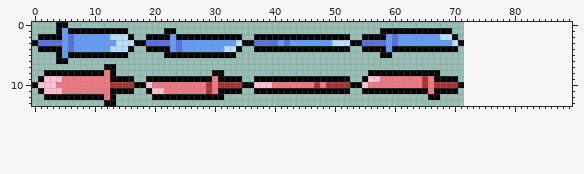
A sprite sheet gets an edit: Resources/useResource/Title/menu/select_indicator_sword_animation.png. The picture above was drawn from the file before the commit.
The file is 72x14 pixels. The old version is drawn lined up with the new one, on the new canvas.
Once edited:
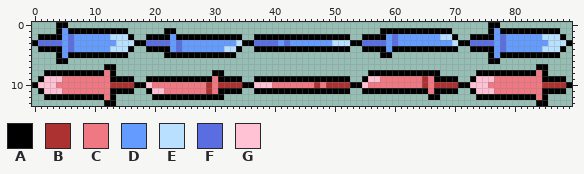
Palette (. is transparent): A #000000  B #ac3232  C #f07883  D #639bff  E #b9e1ff  F #5b6ee1  G #ffc2d4
The edit:
canvas 72x14 -> 90x14
y 0: x 76..77 .. -> AA
y 1: x 76..87 ............ -> ADAAAAAAAAAA
y 2: x 73..88 ................ -> AAAADFDDDDDDEEEA
y 3: x 72..89 .................. -> AFFFFDFDDDDDDDEEEA
y 4: x 73..88 ................ -> AAAADFDDDDDDEEEA
y 5: x 76..87 ............ -> ADAAAAAAAAAA
y 6: x 76..77 .. -> AA
y 7: x 84..85 .. -> AA
y 8: x 74..85 ............ -> AAAAAAAAAACA
y 9: x 73..88 ................ -> AGGGCCCCCCCCAAAA
y 10: x 72..89 .................. -> AGGGCCCCCCCCCBBBBA
y 11: x 73..88 ................ -> AGGGCCCCCCCCAAAA
y 12: x 74..85 ............ -> AAAAAAAAAACA
y 13: x 84..85 .. -> AA
Changed places in both pictures, as pixel boxes (x1, y1, x2, y2):
added: (464, 22, 572, 106)
